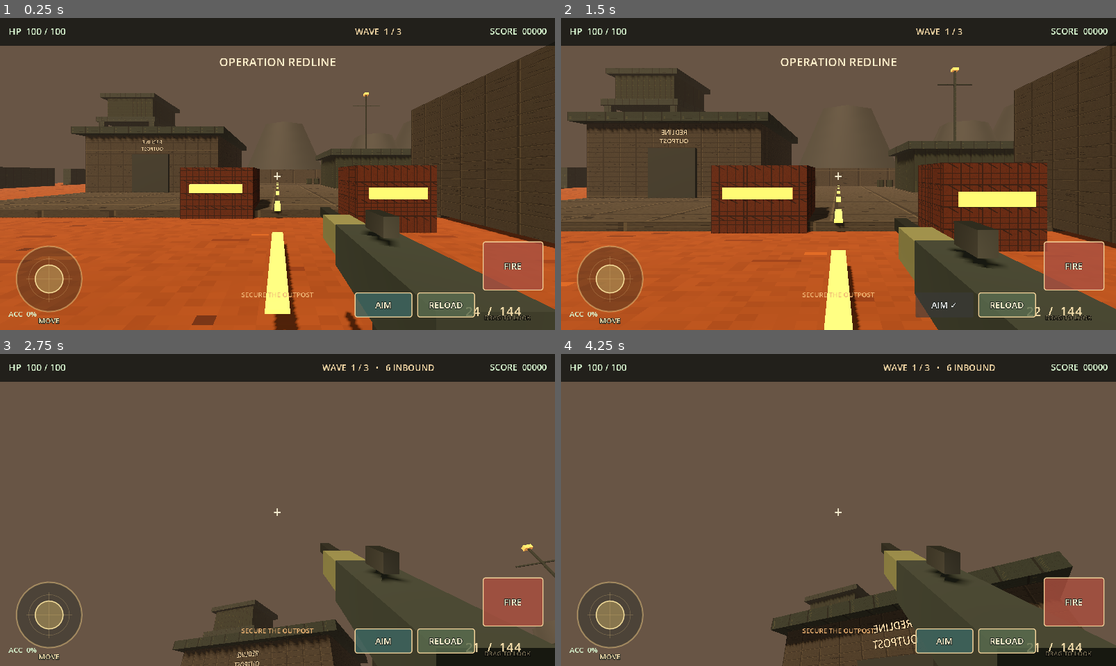
Above: before the commit, frames 1-4 (two rows, left to right).
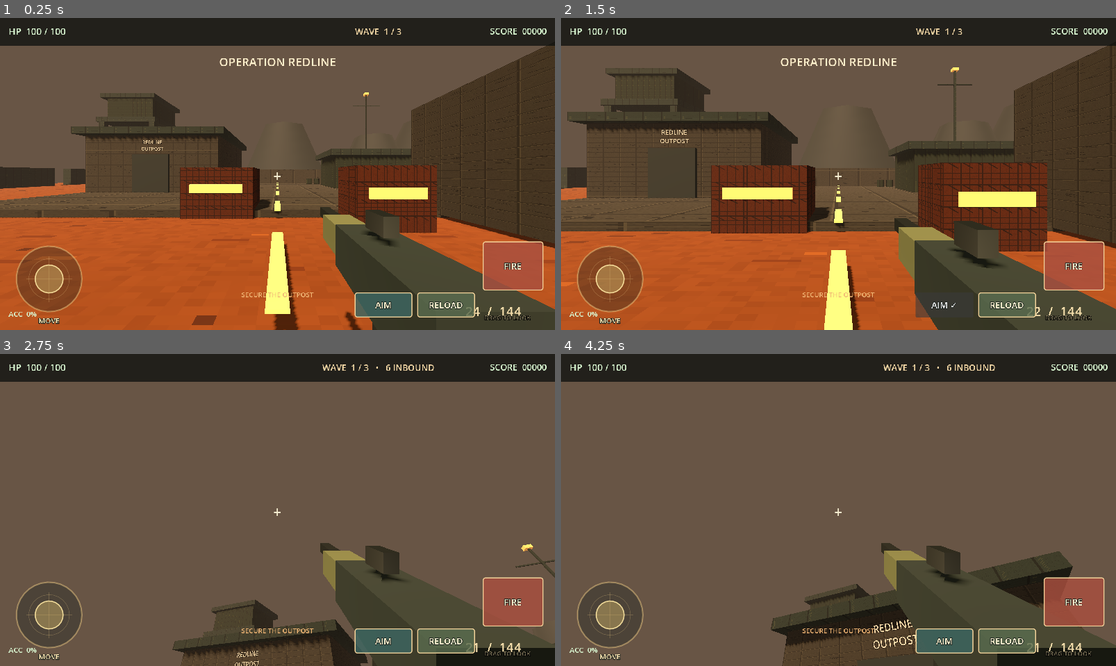
Above: after the commit, the same moments.

Repository: black-glass-dev/2D-Game
Game: Godot game, scene res://scenes/Main.tscn
Two runs of this game, one before a commit and one after it. Both use one fixed random seed, a clock stepped at 60 frames per second and the inputs below.
Inputs (mouse positions are in pixels of both pictures, inside the frame that each line leads up to):
- Up to frame 1 (0.25 s): no input
- Up to frame 2 (1.5 s): click "FIRE" at 0.5 s; click "AIM" at 1.25 s
- Up to frame 3 (2.75 s): tap Enter at 2 s; move the mouse to (305, 510) at 2.02 s; hold W from 2.03 s (still down); click (305, 510) at 2.17 s
- Up to frame 4 (4.25 s): keep holding W; move the mouse to (810, 510) at 2.77 s; move the mouse to (849, 503) at 3.52 s

The runs differ from the first frame. In frame 1, less than 0.1% of the frame differs, in the area x 25-30%, y 39-43%; in frame 2, less than 0.1%; in frame 3, less than 0.1%; in frame 4, 0.3%, in the area x 56-65%, y 85-95%.

Commit message:
fix: correct outpost sign orientation
Co-authored-by: arena-agent <297053741+arena-agent@users.noreply.github.com>

Diff:
--- a/scripts/world_builder.gd
+++ b/scripts/world_builder.gd
@@ -181,7 +181,9 @@
 	outpost_sign.outline_size = 8
 	outpost_sign.modulate = Color("ffe0ad")
 	outpost_sign.position = Vector3(-8.4, 3.4, -0.88)
-	outpost_sign.rotation_degrees = Vector3(0, 180, 0)
+	# The command-building front faces the player spawn (+Z), so no Y flip is
+	# needed. Keeping it unflipped avoids mirrored lettering on mobile.
+	outpost_sign.rotation_degrees = Vector3.ZERO
 	root.add_child(outpost_sign)
 
 static func _material(texture_path: String, tint: Color) -> StandardMaterial3D:
